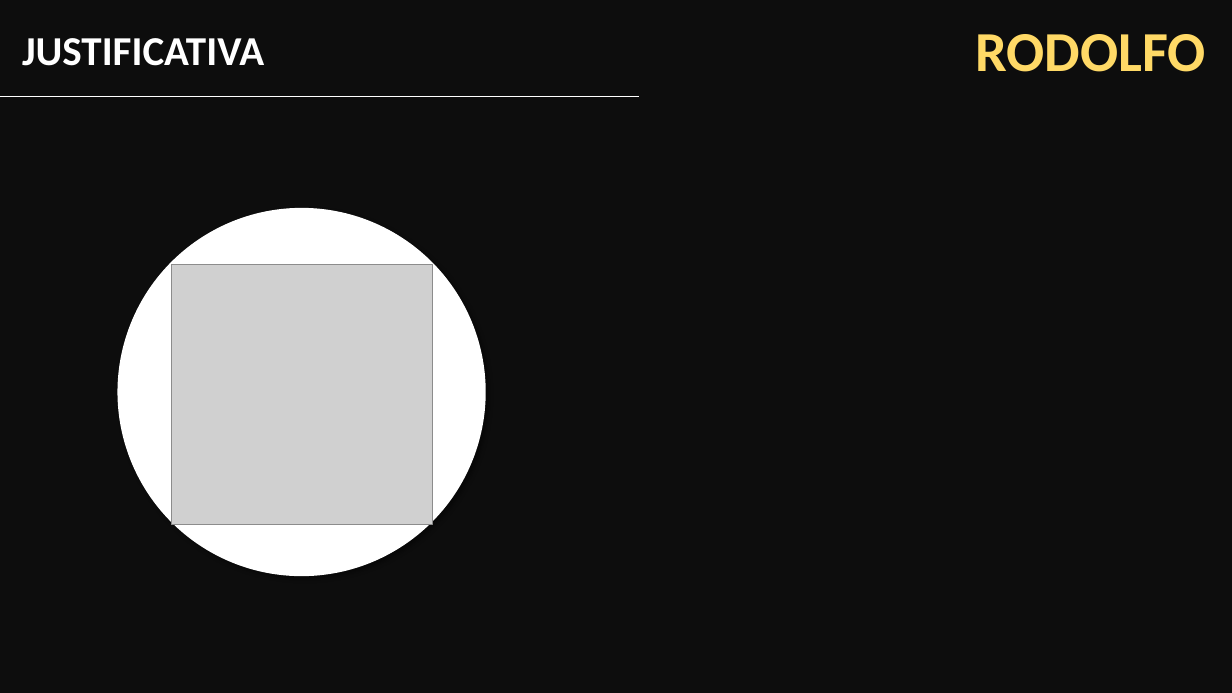
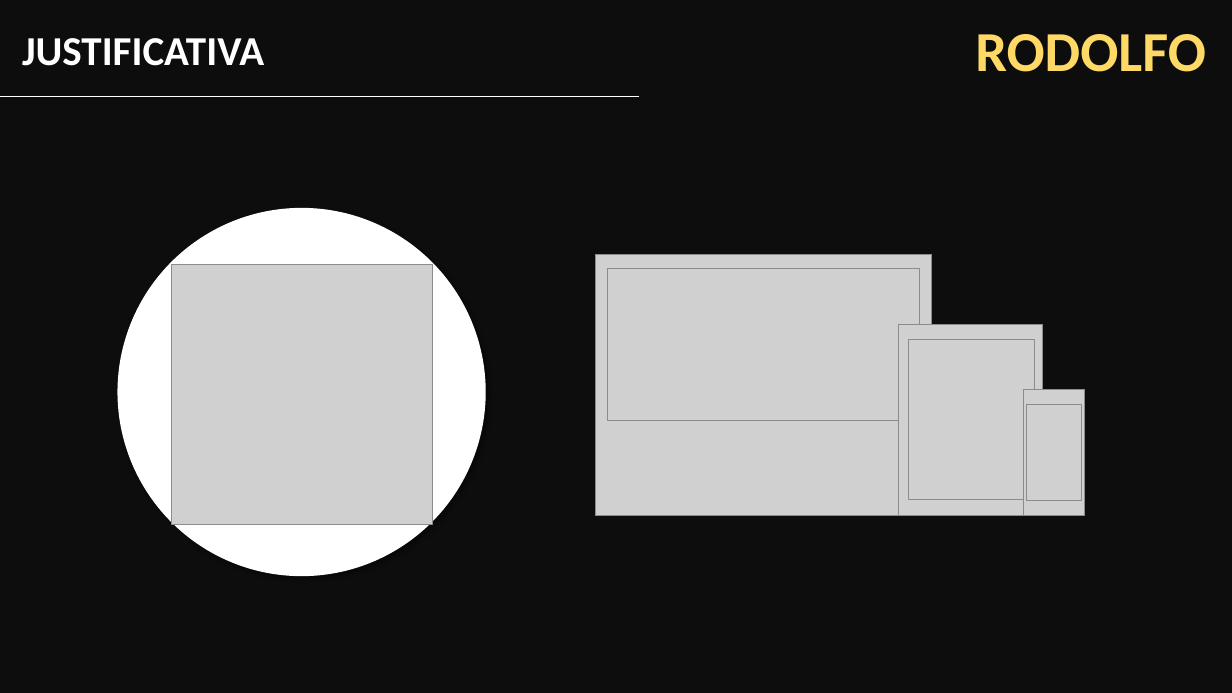
Before and after one commit to YudiG12/grupo-bandtec, a slide deck: slide 4 of Apresentação/inSensor.pptx. Drawn at 1232x693 pixels with LibreOffice and Linux fonts; fonts in the diff are those of the drawing; grey boxes stand for pictures; background and template pictures are left out. Boxes give left, top, right and bottom in pixels: in the first picture for what was removed or moved away, otherwise in the second. Text is boxed around its words. In the diff, an @@ line names an element or a change of style, - is before the commit and + after.

```diff
--- a/Apresentação/inSensor.pptx
+++ b/Apresentação/inSensor.pptx
@@ picture added at box(596, 254, 933, 516) @@
@@ picture added at box(608, 268, 921, 420) @@
@@ picture added at box(899, 324, 1043, 516) @@
@@ picture added at box(909, 340, 1034, 500) @@
@@ picture added at box(1024, 389, 1085, 516) @@
@@ picture added at box(1027, 404, 1081, 500) @@
```
Also in this commit, not shown: 1 other slide changed, 3 other files.
